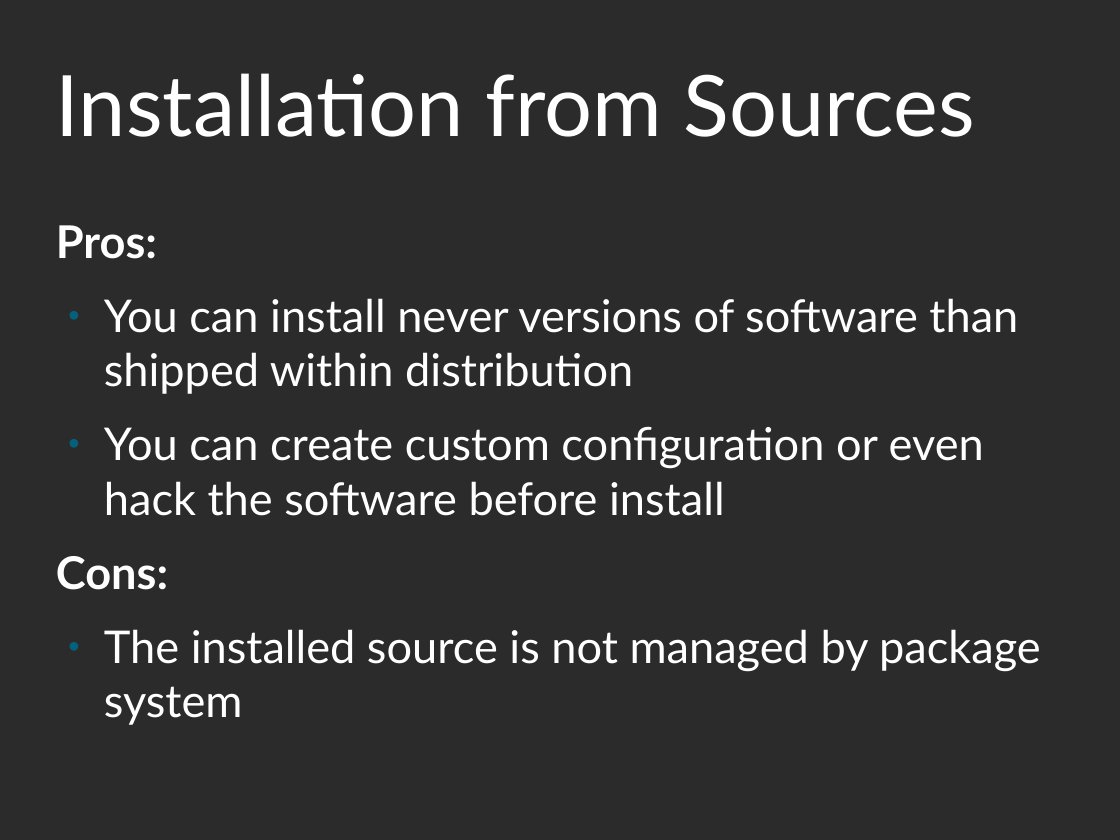
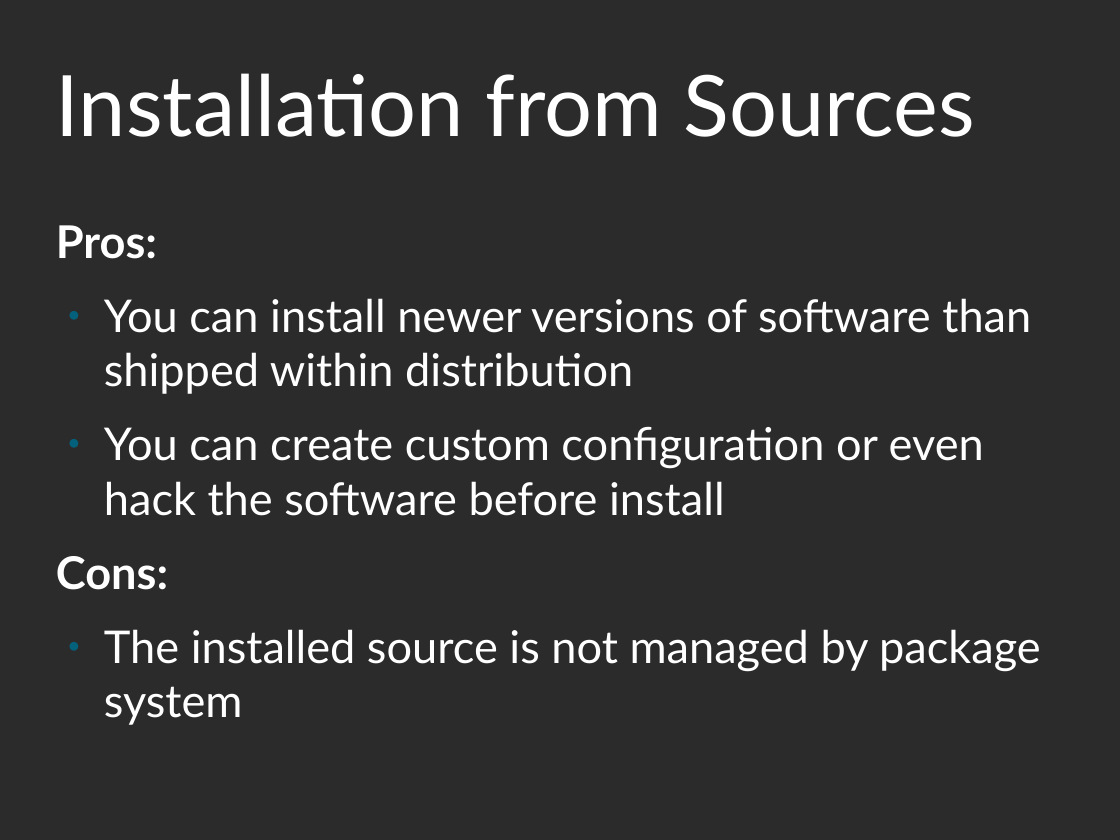
Before and after one commit to victor-yacovlev/fpmi-caos, a slide deck: slide 19 of en-mipt/slides/presentation-sources/02-LinuxBasics.odp. Drawn at 1120x840 pixels with LibreOffice and Linux fonts; fonts in the diff are those of the drawing; background and template pictures are left out; a plain dark background stands for a picture behind light text. Boxes give left, top, right and bottom in pixels: in the first picture for what was removed or moved away, otherwise in the second. Text is boxed around its words. In the diff, an @@ line names an element or a change of style, - is before the commit and + after.

```diff
--- a/en-mipt/slides/presentation-sources/02-LinuxBasics.odp
+++ b/en-mipt/slides/presentation-sources/02-LinuxBasics.odp
@@ text at bbox=[104, 298, 1031, 394]: text changed @@
-● You can install never versions of software than shipped within distribution
+● You can install newer versions of software than shipped within distribution
```
Also in this commit, not shown: 1 other file.
